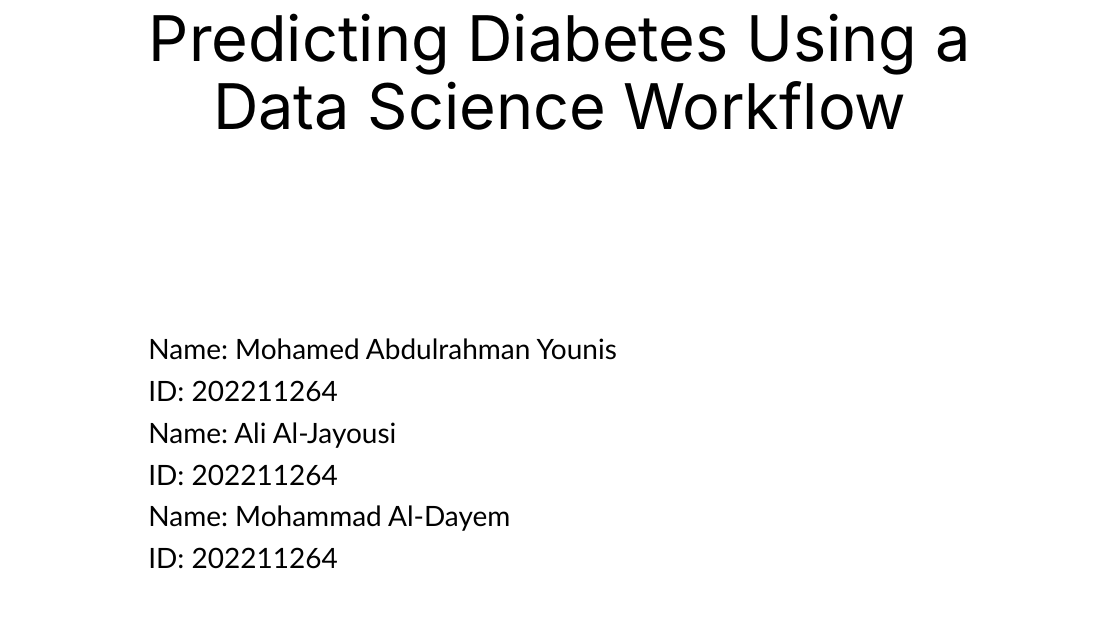
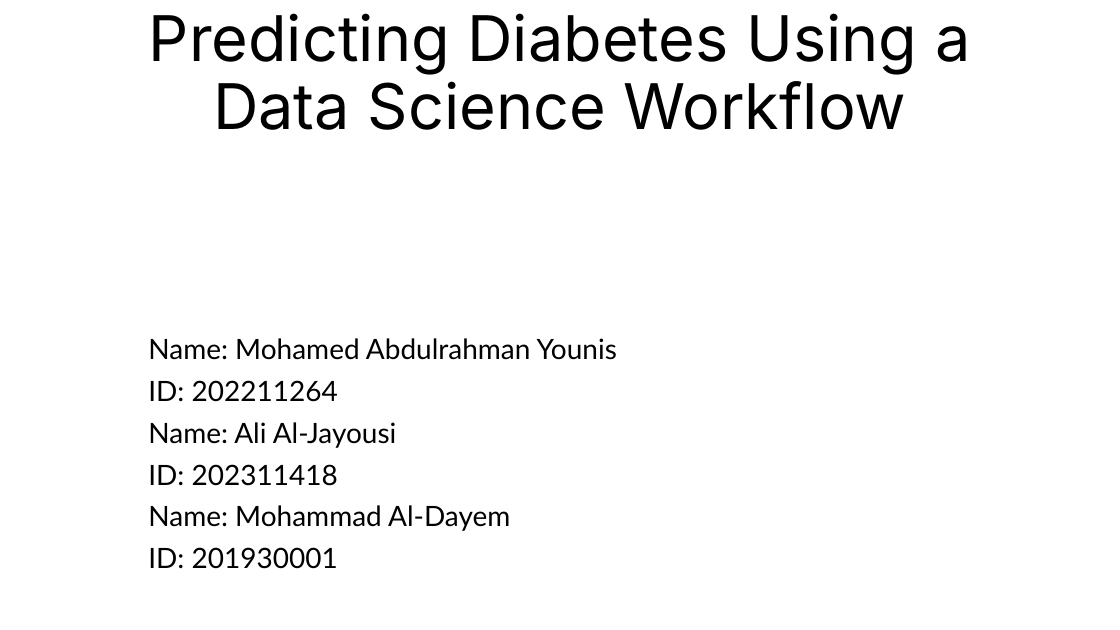
Before and after one commit to mohadev01-resources/Data-Science-Project, a slide deck: slide 1 of Predicting_Diabetes-Using_a_Data_Science_Workflow.pptx. Drawn at 1120x630 pixels with LibreOffice and Linux fonts; fonts in the diff are those of the drawing. Boxes give left, top, right and bottom in pixels: in the first picture for what was removed or moved away, otherwise in the second. Text is boxed around its words. In the diff, an @@ line names an element or a change of style, - is before the commit and + after.

```diff
--- a/Predicting_Diabetes-Using_a_Data_Science_Workflow.pptx
+++ b/Predicting_Diabetes-Using_a_Data_Science_Workflow.pptx
@@ subtitle at (x1=148, y1=464, x2=338, y2=486): text changed @@
-ID: 202211264
+ID: 202311418
@@ subtitle at (x1=148, y1=547, x2=338, y2=569): text changed @@
-ID: 202211264
+ID: 201930001
```
